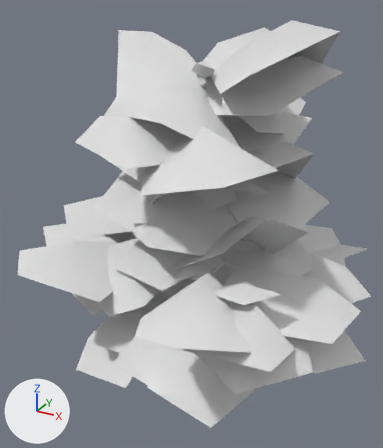
An edit to the glTF model res/models/tree3/tree3.gltf, drawn before and after from the same camera.
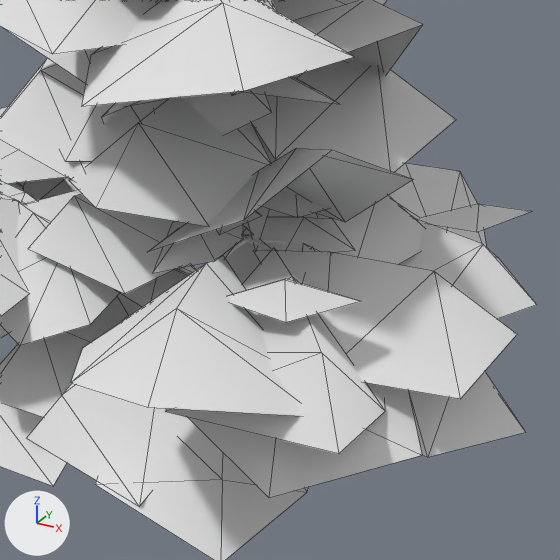
Each version appears first whole from a 50 mm camera at (3.13, -6.24, 6.03) aimed at (-0.27, -0.07, 2.95), and next in a close-up on the part from 26% to 100% of the width and 32% to 95% of the height. Arrows for +X, +Y and +Z are at lower left; the lights stay in place. The older version's two pictures come first. The close-ups show mesh edges as thin lines. Where no turn or scale is listed for an object, it has been applied to the vertices. Vertices at exactly the same position are counted once.

Script lines for the objects in view, before the commit:
```python
me_acer_small_2_lod1_cluster_mat_0 = bpy.data.meshes.new('Acer_small_2_LOD1_Cluster_Mat_0')
me_acer_small_2_lod1_cluster_mat_0.from_pydata(...)  # 547 vertices, 519 faces; spans x -2.79..2.44, y -2.73..2.61, z 0.61..5.74
me_acer_small_2_lod1_cluster_mat_0.materials.append(mat_cluster_mat)  # its picture is missing
ob_acer_small_2_lod1_cluster_mat_0 = bpy.data.objects.new('Acer_small_2_LOD1_Cluster_Mat_0', me_acer_small_2_lod1_cluster_mat_0)
ob_acer_small_2_lod1_cluster_mat_0.location = (0.0, 0.0, 0.0)
```
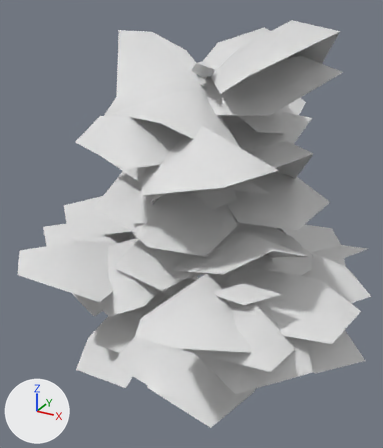
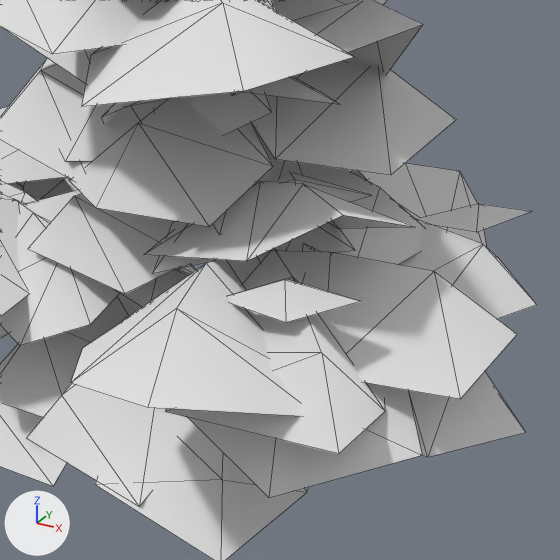
Pixel boxes (x1, y1, x2, y2) of what changed, in the close-ups (560 x 560 px; the box of a moved part takes in the faces that stretch with it):
part 1 of me_acer_small_2_lod1_cluster_mat_0, moved or reshaped
    before: (148, 148, 413, 252)
    after: (144, 182, 414, 261)

The change, as a list of edits to the scene's bpy script:
```text
Change me_acer_small_2_lod1_cluster_mat_0:
    where me_acer_small_2_lod1_cluster_mat_0.from_pydata(...)  # 547 vertices, 519 faces; spans x -2.79..2.44, y -2.73..2.61, z 0.61..5.74
    used by ob_acer_small_2_lod1_cluster_mat_0; location = (0.0, 0.0, 0.0)
    me_acer_small_2_lod1_cluster_mat_0 part 1: the loose piece of 8 vertices spanning x 0.14..1.66, y -1.5..-0.35, z 2.88..3.88 is multiplied about its middle by the matrix ((0.983, 0.003, 0.183), (0.026, 0.988, -0.155), (-0.181, 0.157, 0.971)), then moved by (0.03, -0.02, -0.15)
```
